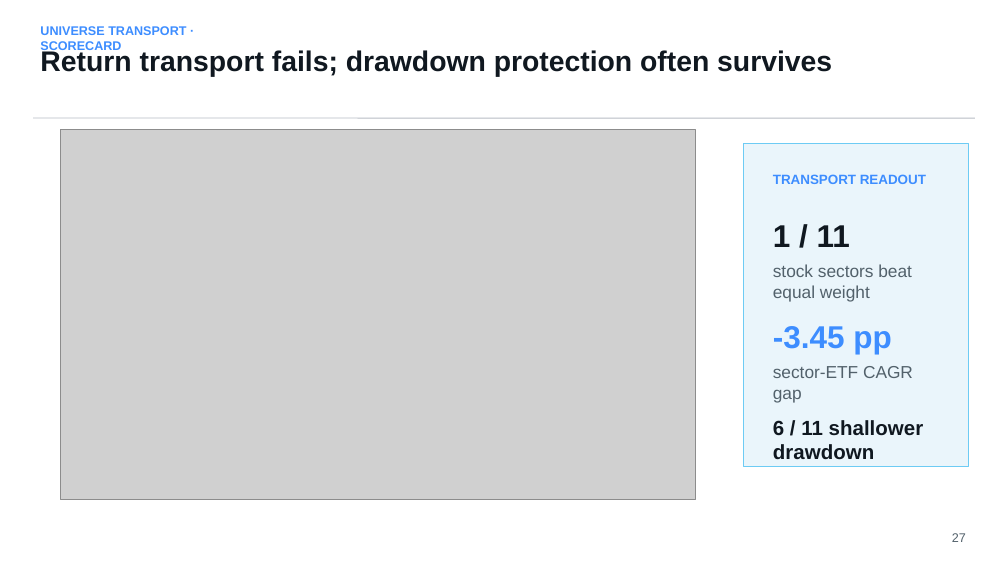
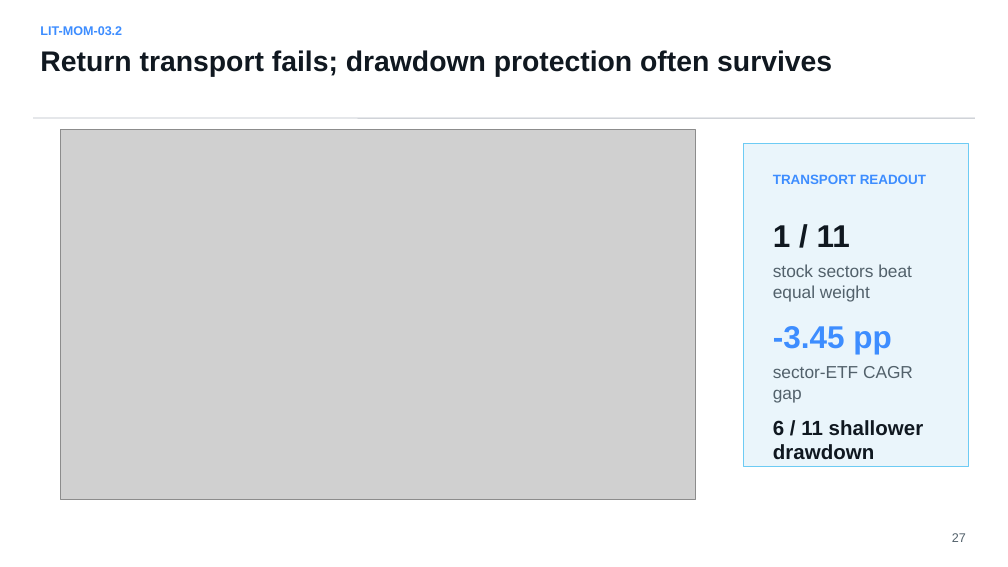
Before and after one commit to Francisc0Franc0/Time-Series-Modeling-Gen5, a slide deck: slide 27 of literature_studies/presentations/gen5_lit_mom_03_1_dual_momentum_study.pptx. Drawn at 1008x567 pixels with LibreOffice and Linux fonts; fonts in the diff are those of the drawing; grey boxes stand for pictures. Boxes give left, top, right and bottom in pixels: in the first picture for what was removed or moved away, otherwise in the second. Text is boxed around its words. In the diff, an @@ line names an element or a change of style, - is before the commit and + after.

```diff
--- a/literature_studies/presentations/gen5_lit_mom_03_1_dual_momentum_study.pptx
+++ b/literature_studies/presentations/gen5_lit_mom_03_1_dual_momentum_study.pptx
@@ text at (40, 26, 122, 35): text changed @@
-UNIVERSE TRANSPORT · SCORECARD
+LIT-MOM-03.2
```
Also in this commit, not shown: 9 other slides changed, 6 slides added, 8 other files.
